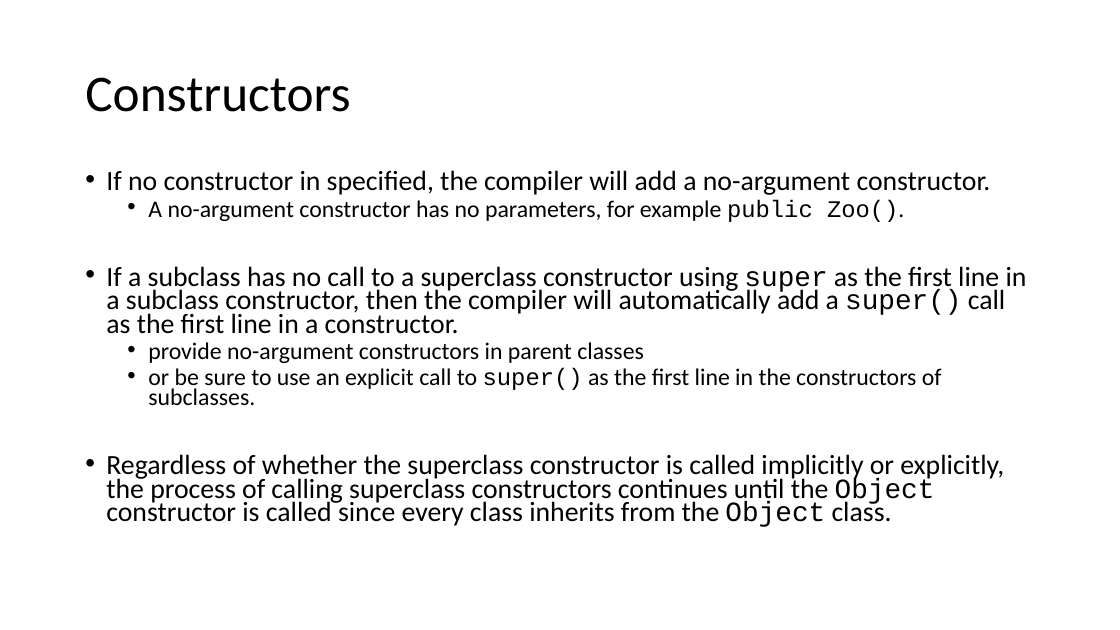
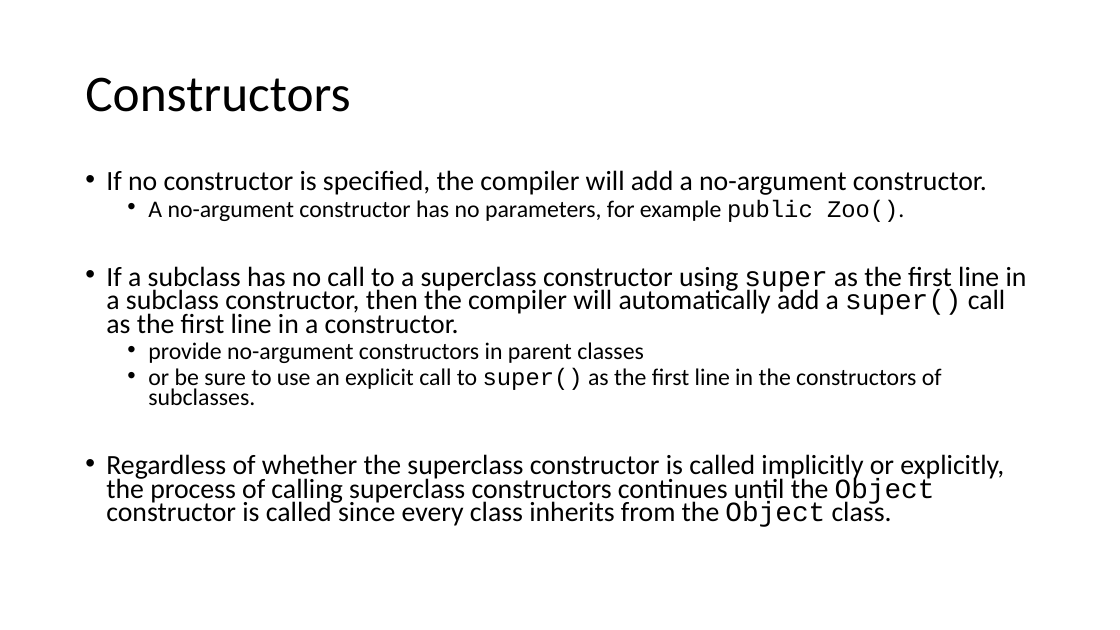
Before and after one commit to TEALSK12/apcsa-public, a slide deck: slide 73 of curriculum/Unit6/Unit6.pptx. Drawn at 1120x630 pixels with LibreOffice and Linux fonts; fonts in the diff are those of the drawing. Boxes give left, top, right and bottom in pixels: in the first picture for what was removed or moved away, otherwise in the second. Text is boxed around its words. In the diff, an @@ line names an element or a change of style, - is before the commit and + after.

Commit message:
Fix grammar

```diff
--- a/curriculum/Unit6/Unit6.pptx
+++ b/curriculum/Unit6/Unit6.pptx
@@ text at (106,170,987,195): text changed @@
-• If no constructor in specified, the compiler will add a no-argument constructor.
+• If no constructor is specified, the compiler will add a no-argument constructor.
```
